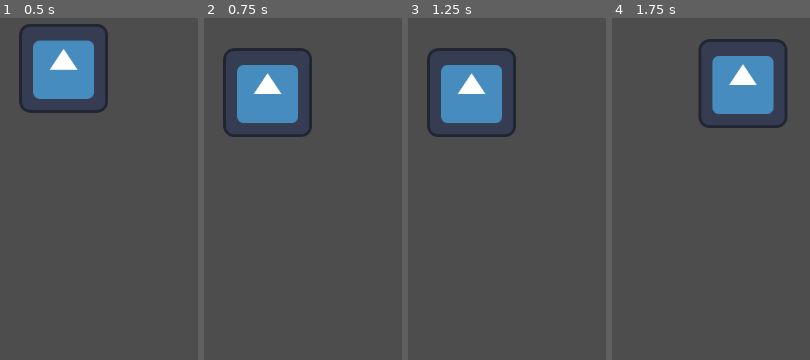
Above: before the commit, frames 1-4 (left to right).
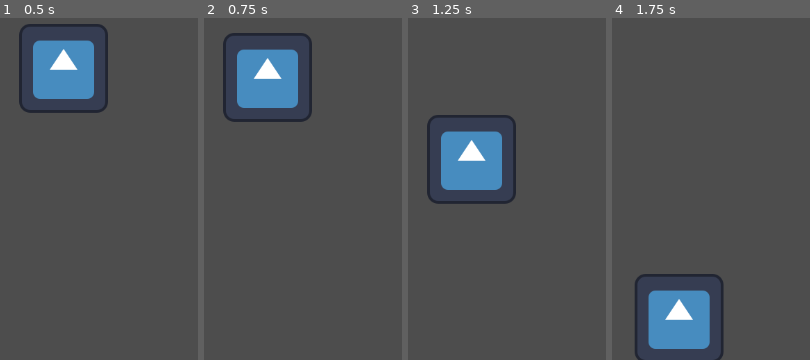
Above: after the commit, the same moments.

Repository: brualdasil2/game-jam-plus-2023
Game: Godot game, scene res://Scope.tscn
The game is run twice, just before and just after one commit, with the same random seed, the same clock (stepped at 60 frames per second) and the same inputs. The engine's default icon, where the game draws it, is replaced by a stand-in: a white triangle on a blue panel in a dark square.
Inputs (mouse positions are in pixels of both pictures, inside the frame that each line leads up to):
- Up to frame 1 (0.5 s): no input
- Up to frame 2 (0.75 s): tap Enter at 0.5 s; move the mouse to (outside the picture) at 0.52 s
- Up to frame 3 (1.25 s): no input
- Up to frame 4 (1.75 s): move the mouse to (641, 158) at 1.27 s

Frame 1 is identical in both runs. In frame 2, 5.0% of the frame differs, in the area x 9-55%, y 4-35%; in frame 3, 13%; in frame 4, 13%, in the area x 11-89%, y 6-100%.

Commit message:
antes de testar

Diff:
--- a/Scope.gd
+++ b/Scope.gd
@@ -1,50 +1,53 @@
 extends Node2D
 
-@export var MOUSE_SPEED = 10
+@export var MOUSE_SPEED = 500
+@export var MOUSE_ACCEL = 500
+@export var MOUSE_FRICTION = 300
+
+const MOVING_TRESHOLD = 0.1
 @onready var marker = $Marker2D
 @onready var shape = $Marker2D/MouseCage/CollisionShape2D
 var prev_mouse_pos : Vector2 = Vector2.ZERO
 var tpd : bool = false
+var velocity : Vector2 = Vector2.ZERO
 
 # Called when the node enters the scene tree for the first time.
 func _ready():
 	Input.mouse_mode = Input.MOUSE_MODE_CONFINED
 	center_mouse()
-	prev_mouse_pos = get_global_mouse_position()
+	prev_mouse_pos = get_mouse_pos()
 
 
 # Called every frame. 'delta' is the elapsed time since the previous frame.
 func _physics_process(delta):
 	if tpd:
-		prev_mouse_pos = get_global_mouse_position()
+		prev_mouse_pos = get_mouse_pos()
 		tpd = false
 		return
-	var mouse_pos : Vector2 = get_global_mouse_position()
-	print_debug("MPOS: " + str(mouse_pos))
-	print_debug("PREV_MPOS: " + str(prev_mouse_pos))
-	var velocity : Vector2 = mouse_pos - prev_mouse_pos
-	print_debug(velocity)
-	marker.global_position += velocity * delta * MOUSE_SPEED
+	var mouse_pos : Vector2 = get_mouse_pos()
+	var mouse_direction : Vector2 = mouse_pos - prev_mouse_pos
+	if mouse_direction.length() > MOVING_TRESHOLD:
+		print_debug("MOVING" + str(mouse_direction))
+		print_debug("MPOS" + str(mouse_pos))
+		print_debug("MPREV" + str(prev_mouse_pos))
+		mouse_direction = mouse_direction.normalized()
+		velocity += MOUSE_ACCEL * delta * mouse_direction
+		if velocity.length() > MOUSE_SPEED:
+			velocity = velocity.normalized() * MOUSE_SPEED
+	else:
+		var op_dir : Vector2 = velocity.normalized() * -1
+		velocity += MOUSE_FRICTION * delta * op_dir
+	marker.global_position += velocity * delta
 	prev_mouse_pos = mouse_pos
-
-func _input(event):
-	return
-	if event is InputEventMouseMotion:
-		var velocity : Vector2 = event.velocity
-		velocity = velocity / 100
-		print_debug(velocity)
-		marker.global_position += velocity * MOUSE_SPEED
-		center_mouse()
 
 func center_mouse():
 	Input.warp_mouse(get_viewport_rect().size / 2)
+
+func get_mouse_pos() -> Vector2:
+	return get_local_mouse_position()
 
 func _on_mouse_cage_mouse_shape_exited(shape_idx):
 	prev_mouse_pos = get_viewport_rect().size/2
 	center_mouse()
 	tpd = true
 	print_debug("TPCENTER")
-
-func is_mouse_in_shape():
-	var mouse_pos = get_global_mouse_position()
-	#shape.
--- a/project.godot
+++ b/project.godot
@@ -17,9 +17,7 @@
 
 [display]
 
-window/size/mode=4
 window/stretch/mode="viewport"
-window/stretch/aspect="ignore"
 
 [rendering]
 
